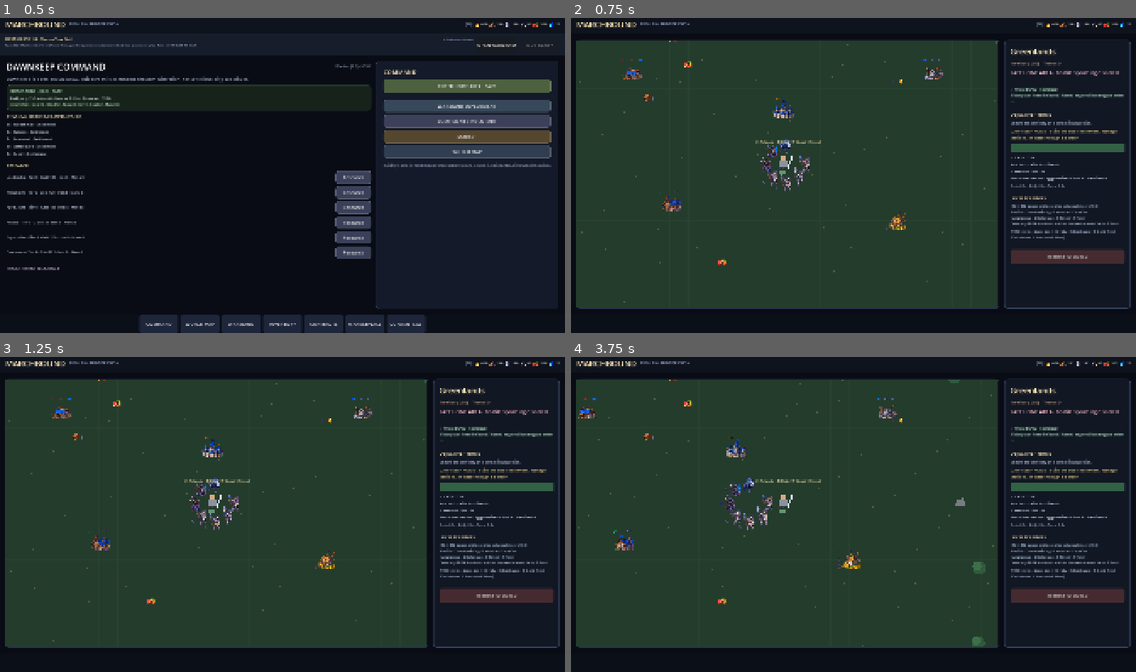
Above: before the commit, frames 1-4 (two rows, left to right).
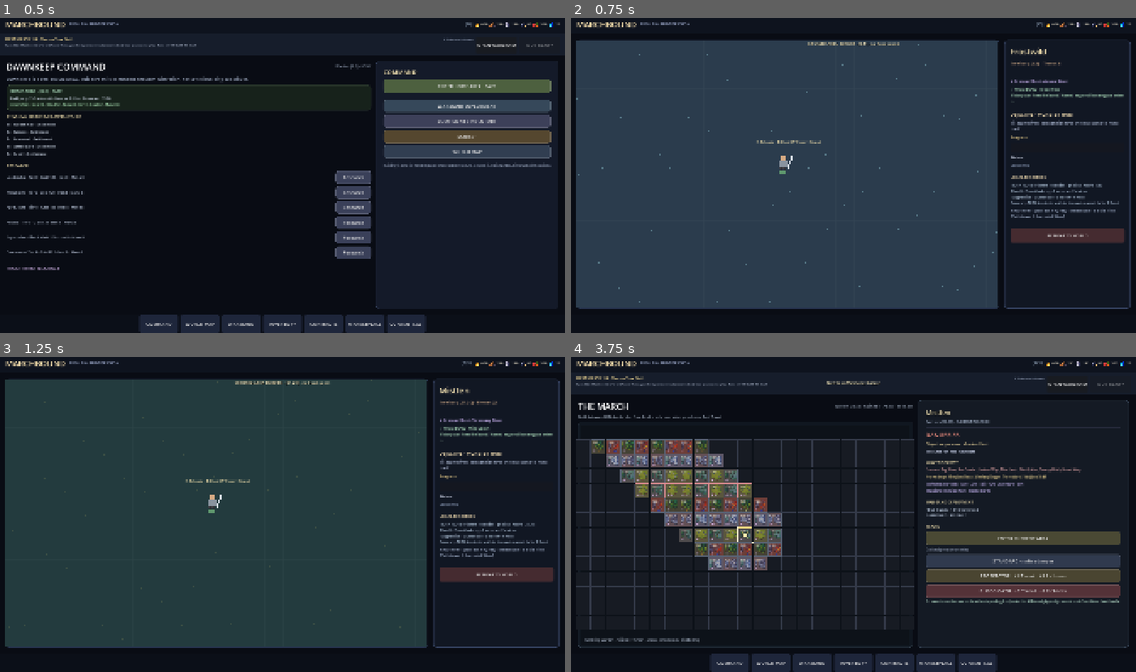
Above: after the commit, the same moments.

Repository: ramonsamagaio/marchbound
Game: Godot game, scene res://scenes/Main.tscn
The game is run twice, just before and just after one commit, with the same random seed, the same clock (stepped at 60 frames per second) and the same inputs.
Inputs (mouse positions are in pixels of both pictures, inside the frame that each line leads up to):
- Up to frame 1 (0.5 s): no input
- Up to frame 2 (0.75 s): click "ENTER HOME AREA · SAFE" at 0.5 s
- Up to frame 3 (1.25 s): no input
- Up to frame 4 (3.75 s): move the mouse to (977, 498) at 1.27 s; hold D (move_right) 1.28-2 s; tap X (ability_burst) at 1.35 s; click (977, 498) at 1.42 s; drag from (740, 530) to (825, 577) at 2.02 s; click "RETREAT TO WORLD" at 2.75 s; click (1006, 489) at 3.5 s, where only the run before the commit has a clickable "ENTER HOME AREA · SAFE"

Frame 1 is identical in both runs. In frame 2, 67% of the frame differs, in the area x 0-98%, y 1-92%; in frame 3, 5.6%; in frame 4, 71%, in the area x 0-100%, y 1-100%.

Commit message:
Align local AREA geometry with Claude world and localize safety

Diff:
--- a/scripts/core/WorldAreaManager.gd
+++ b/scripts/core/WorldAreaManager.gd
@@ -3,23 +3,25 @@
 signal changed
 signal macro_position_changed(position:Vector2i)
 
-const LOCAL_MAP_TILES:int = 192
-const LOCAL_TILE_PX:int = 64
+# Claude local-world geometry: 1024×1024 logical tiles at 32 px.
+const LOCAL_MAP_TILES:int = 1024
+const LOCAL_TILE_PX:int = 32
 const LOCAL_MAP_PX:int = LOCAL_MAP_TILES * LOCAL_TILE_PX
 const HOME:Vector2i = Vector2i.ZERO
 
 const BIOMES:Array[String] = ["Greenlands","Ancient Forest","Iron Hills","Mistfen","Ash Wastes","Frostwild"]
 const OBJECTIVES:Array[String] = ["Frontier Claim","Monster Hunt","Resource Sweep"]
 
+# Migrated legacy city levels become actual physical buildings around the center.
 const HOME_LEGACY_POSITIONS:Dictionary = {
-	"town_hall":[96,93],
-	"barracks":[90,98],
-	"farm":[102,99],
-	"lumberyard":[88,91],
-	"quarry":[104,91],
-	"forge":[100,88],
-	"arcane_lab":[92,88],
-	"market":[98,103]
+	"town_hall":[512,510],
+	"barracks":[507,516],
+	"farm":[518,517],
+	"lumberyard":[505,508],
+	"quarry":[519,508],
+	"forge":[517,504],
+	"arcane_lab":[508,504],
+	"market":[514,521]
 }
 
 func _ready() -> void:
@@ -102,12 +104,17 @@
 	var area:Dictionary = Dictionary(areas.get(key,{}))
 	if area.is_empty():
 		area = {
-			"x":x,"y":y,"visited":is_home,"safe":is_home,"home":is_home,"entry_side":"center",
-			"player_local":[LOCAL_MAP_PX/2,LOCAL_MAP_PX/2],"structures":[],"removed_nodes":[],"discovered_pois":[],"revision":1
+			"x":x,"y":y,"visited":is_home,"home":is_home,"entry_side":"center",
+			"player_local":[LOCAL_MAP_PX/2,LOCAL_MAP_PX/2],"structures":[],
+			"removed_nodes":[],"discovered_pois":[],"claims":[],"ecology":{},"revision":2
 		}
+	# Migration: old saves considered the entire [0,0] macro tile safe. Safety is now claim-radius only.
+	area.erase("safe")
 	if not area.has("structures") or not area["structures"] is Array: area["structures"] = []
 	if not area.has("removed_nodes") or not area["removed_nodes"] is Array: area["removed_nodes"] = []
 	if not area.has("discovered_pois") or not area["discovered_pois"] is Array: area["discovered_pois"] = []
+	if not area.has("claims") or not area["claims"] is Array: area["claims"] = []
+	if not area.has("ecology") or not area["ecology"] is Dictionary: area["ecology"] = {}
 	if not area.has("player_local") or not area["player_local"] is Array: area["player_local"] = [LOCAL_MAP_PX/2,LOCAL_MAP_PX/2]
 	if not area.has("entry_side"): area["entry_side"] = "center"
 	if is_home and Array(area["structures"]).is_empty(): area["structures"] = _legacy_home_structures()
@@ -134,12 +141,12 @@
 func current_is_home() -> bool:
 	return current_macro() == HOME
 
-func is_safe(position:Vector2i) -> bool:
-	var area:Dictionary = peek_area(position.x,position.y)
-	return bool(area.get("safe",position==HOME))
+# Macro tiles are never globally safe. AreaEcology claims define local spawn suppression.
+func is_safe(_position:Vector2i) -> bool:
+	return false
 
 func current_is_safe() -> bool:
-	return is_safe(current_macro())
+	return false
 
 func structures(position:Vector2i) -> Array:
 	return Array(area_state(position.x,position.y).get("structures",[])).duplicate(true)
@@ -279,7 +286,7 @@
 	var area:Dictionary = peek_area(x,y)
 	return {
 		"x":x,"y":y,"biome":biome,"biome_index":0 if home else biome_index,"threat":threat,
-		"boss":boss,"pvp":pvp,"richness":richness,"seed":hashv,"home":home,"safe":home,
+		"boss":boss,"pvp":pvp,"richness":richness,"seed":hashv,"home":home,"safe":false,
 		"conquered":GameState.is_conquered(x,y),"accessible":GameState.is_accessible(x,y),
 		"visited":bool(area.get("visited",home)),"discovered":is_discovered(x,y),"current":current==Vector2i(x,y),
 		"objective":objective,"boss_name":String(identity.get("name","Frontier Guardian")) if boss else "Frontier Guardian",
